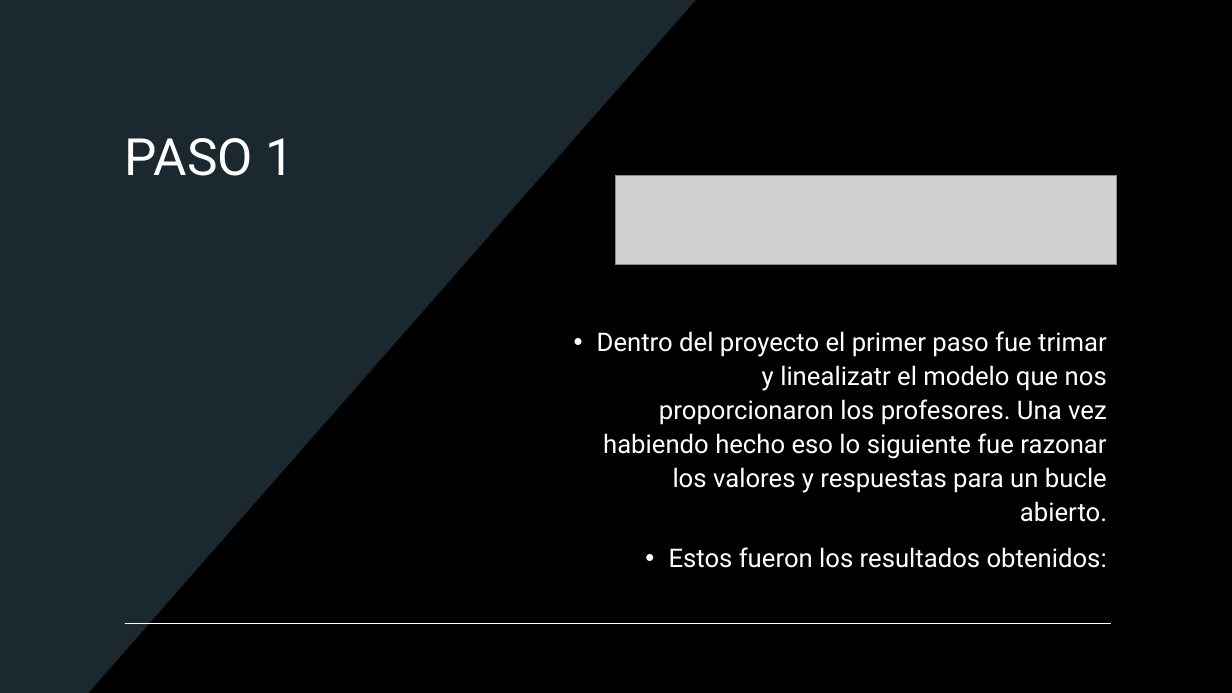
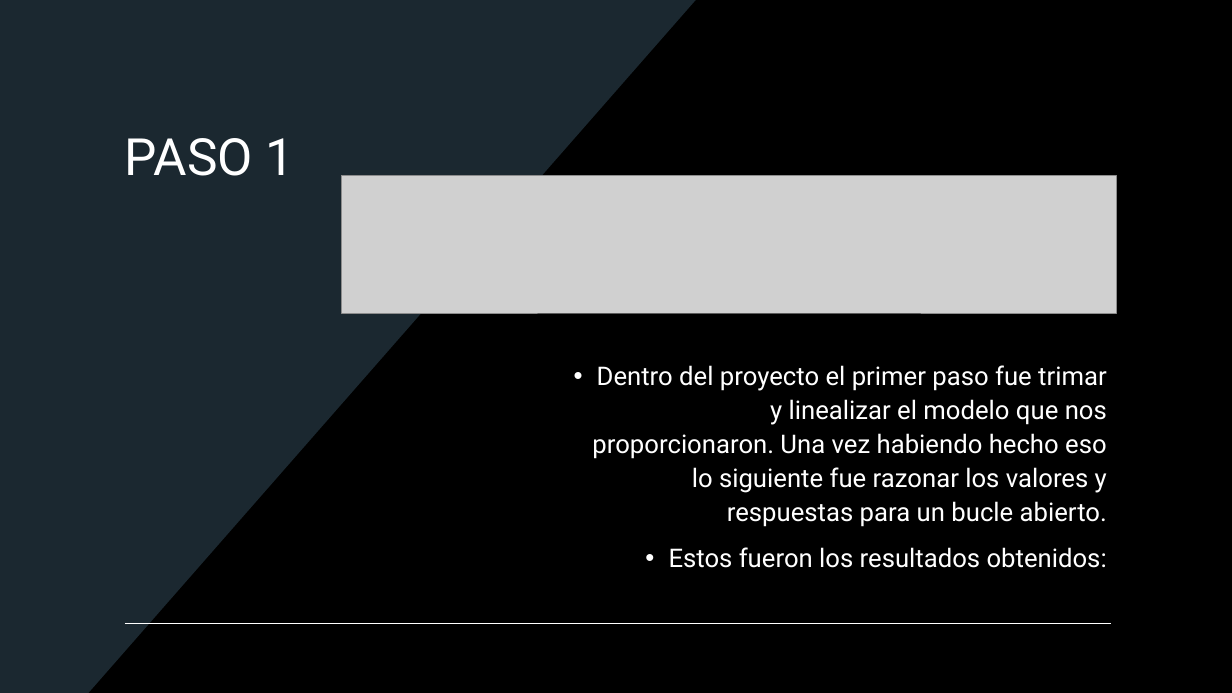
Before and after one commit to SamOctGonzAzpeitia/CyO, a slide deck: slide 2 of Presentacion1.pptx. Drawn at 1232x693 pixels with LibreOffice and Linux fonts; fonts in the diff are those of the drawing; grey boxes stand for pictures. Boxes give left, top, right and bottom in pixels: in the first picture for what was removed or moved away, otherwise in the second. Text is boxed around its words. In the diff, an @@ line names an element or a change of style, - is before the commit and + after.

```diff
--- a/Presentacion1.pptx
+++ b/Presentacion1.pptx
@@ picture: place and size @@
-picture at [616,176,1117,264]
+picture at [342,176,1116,313]
@@ text at [592,365,1107,527]: text changed @@
-• Dentro del proyecto el primer paso fue trimar y linealizatr el modelo que nos proporcionaron los profesores. Una vez habiendo hecho eso lo siguiente fue razonar los valores y respuestas para un bucle abierto.
+• Dentro del proyecto el primer paso fue trimar y linealizar el modelo que nos proporcionaron. Una vez habiendo hecho eso lo siguiente fue razonar los valores y respuestas para un bucle abierto.
```
Also in this commit, not shown: 1 other slide changed, 4 slides added, 1 slide removed, 20 other files.
